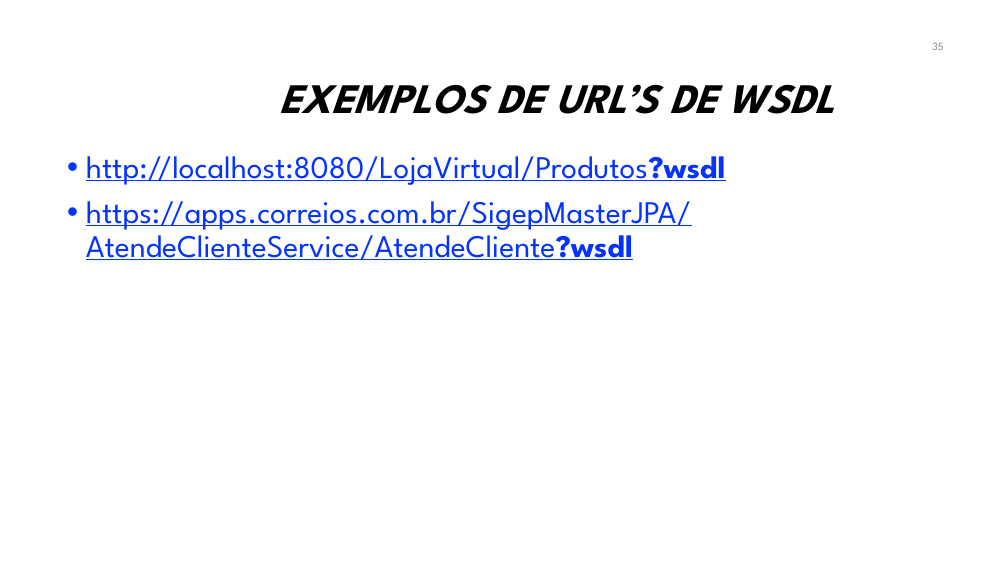
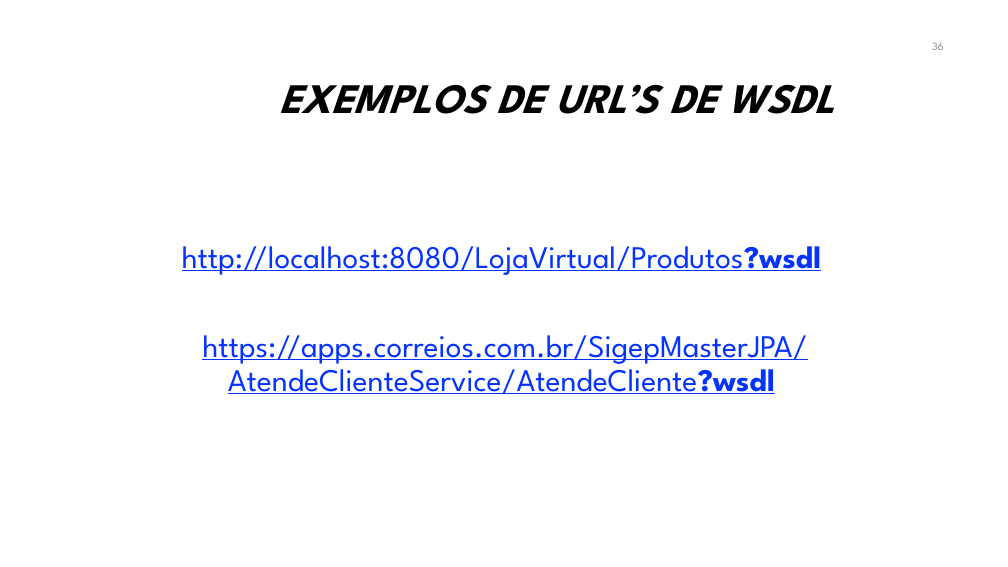
Before and after one commit to manoelcampos/sistemas-distribuidos, a slide deck: slide 36 of projects/08-webservices/webservices.pptx (slide 35 before the commit). Drawn at 1008x567 pixels with LibreOffice and Linux fonts; fonts in the diff are those of the drawing; background and template pictures are left out. Boxes give left, top, right and bottom in pixels: in the first picture for what was removed or moved away, otherwise in the second. Text is boxed around its words. In the diff, an @@ line names an element or a change of style, - is before the commit and + after.

Commit message:
Atualiza apresentação Web Services

```diff
--- a/projects/08-webservices/webservices.pptx
+++ b/projects/08-webservices/webservices.pptx
@@ page number at [932,42,944,50]: text changed @@
-35
+36
@@ text "http://localhost:8080/LojaVirtual/Produtos?wsdl": place and size @@
-text "http://localhost:8080/LojaVirtual/Produtos?wsdl" at [86,156,726,260]
+text "http://localhost:8080/LojaVirtual/Produtos?wsdl" at [182,246,822,394]
@@ text "http://localhost:8080/LojaVirtual/Produtos?wsdl" at [182,246,822,394]: alignment left to centre; bullet • to none @@
```
Also in this commit, not shown: 8 other slides changed, 1 slide added.
